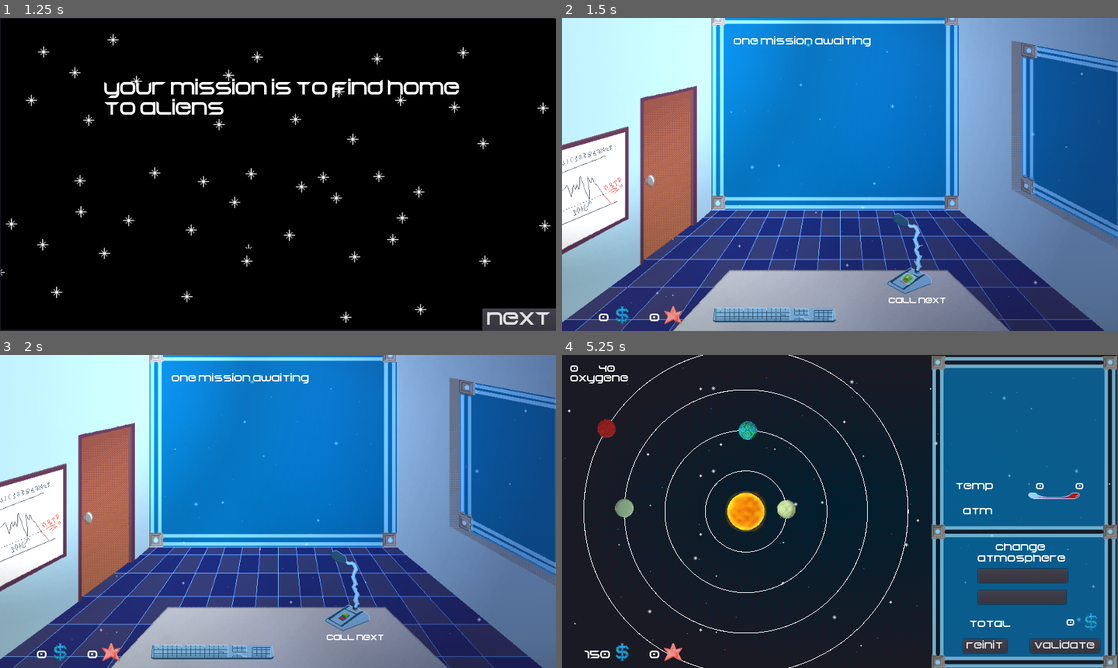
Above: before the commit, frames 1-4 (two rows, left to right).
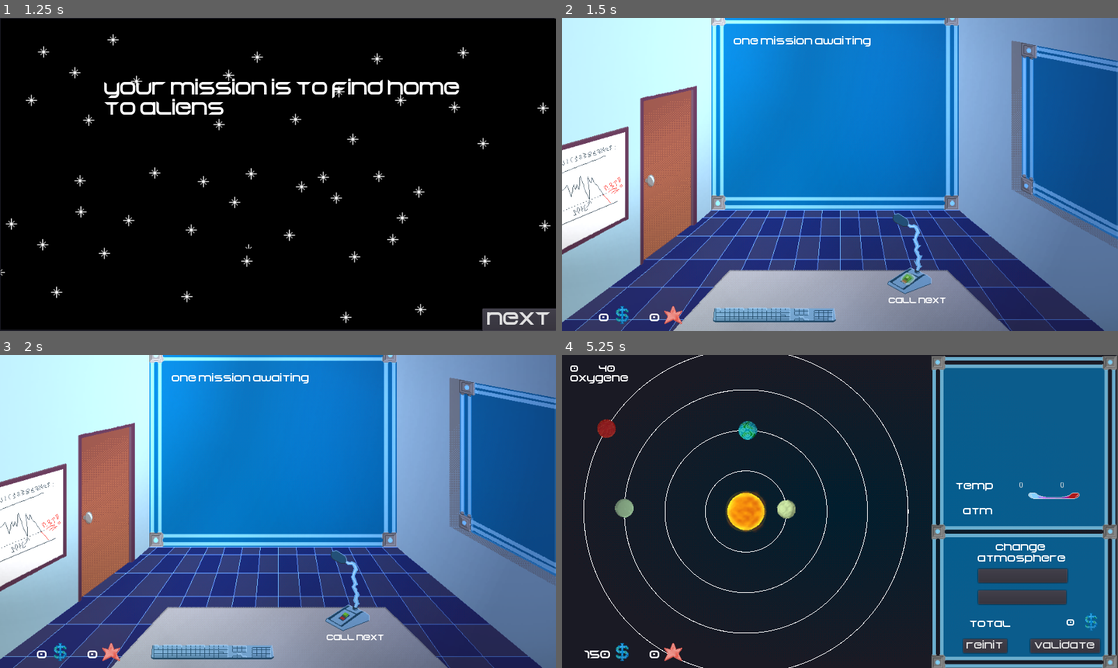
Above: after the commit, the same moments.

Repository: RyanHerb/-jubilant-octo-robot
Game: Godot game, scene res://Main.tscn
Same seed, same stepped clock (60 frames per second), same inputs: the game is played once before the commit and once after it.
Inputs (mouse positions are in pixels of both pictures, inside the frame that each line leads up to):
- Up to frame 1 (1.25 s): click "start" at 0.5 s
- Up to frame 2 (1.5 s): click "next" at 1.25 s
- Up to frame 3 (2 s): no input
- Up to frame 4 (5.25 s): drag from (912, 602) to (895, 442) at 2.02 s; click "accept" at 2.75 s; click "show" at 3.5 s; click "hide" at 4.25 s; click "System" at 5 s

Frame 1 is identical in both runs. In frame 2, less than 0.1% of the frame differs, in the area x 12-97%, y 8-93%; in frame 3, less than 0.1%; in frame 4, 0.2%, in the area x 0-99%, y 4-96%.

Commit message:
calcul distance modifié

Diff:
--- a/HUDSystem.tscn
+++ b/HUDSystem.tscn
@@ -122,29 +122,19 @@
 "_edit_use_anchors_": false
 }
 
-[node name="TempMin" type="Label" parent="."]
+[node name="TempMin" type="RichTextLabel" parent="."]
 margin_left = 790.677
 margin_top = 217.717
 margin_right = 834.677
 margin_bottom = 235.717
-custom_fonts/font = SubResource( 3 )
 text = "0"
-align = 2
-__meta__ = {
-"_edit_use_anchors_": false
-}
 
-[node name="TempMax" type="Label" parent="."]
+[node name="TempMax" type="RichTextLabel" parent="."]
 margin_left = 861.513
 margin_top = 217.717
 margin_right = 902.513
 margin_bottom = 235.717
-custom_fonts/font = SubResource( 3 )
 text = "0"
-align = 2
-__meta__ = {
-"_edit_use_anchors_": false
-}
 
 [node name="MoneySprite" type="Sprite" parent="."]
 position = Vector2( 915.962, 475.872 )
--- a/System.gd
+++ b/System.gd
@@ -81,8 +81,8 @@
 func compute_temp(planet):
 	var dist = float(planet.distance_to_star($Star.position))
 	var coef = 1 + float(planet.temp_coefficient)
-	print(dist, " ", coef)
-	$HUDLayer/HUDSystem.update_temp(int(-dist*2.6)-50-coef*50, int(-dist*2.6-450))
+	print(dist, " ", coef, " ", -dist*2.6, " ", 1150-coef*50, " = ", (-dist*2.5)+1150-(coef*50))
+	$HUDLayer/HUDSystem.update_temp(int(-dist*2.8)+1150-coef*50, int(-dist*2.4)+1150-coef*50)
 	$HUDLayer/HUDSystem.update_gaz(planet.atmosphere_new)
 
 func get_planet_sprites():
--- a/System.tscn
+++ b/System.tscn
@@ -26,10 +26,12 @@
 centered = false
 
 [node name="ParallaxLayer" type="ParallaxLayer" parent="ParallaxBackground"]
+visible = false
 motion_mirroring = Vector2( 960, 540 )
 script = ExtResource( 5 )
 
 [node name="bg_stars_layer1" type="TextureRect" parent="ParallaxBackground/ParallaxLayer"]
+visible = false
 margin_right = 40.0
 margin_bottom = 40.0
 texture = ExtResource( 7 )
@@ -39,10 +41,12 @@
 }
 
 [node name="ParallaxLayer2" type="ParallaxLayer" parent="ParallaxBackground"]
+visible = false
 motion_mirroring = Vector2( 960, 540 )
 script = ExtResource( 8 )
 
 [node name="bg_stars_layer2" type="TextureRect" parent="ParallaxBackground/ParallaxLayer2"]
+visible = false
 margin_right = 40.0
 margin_bottom = 40.0
 texture = ExtResource( 9 )
